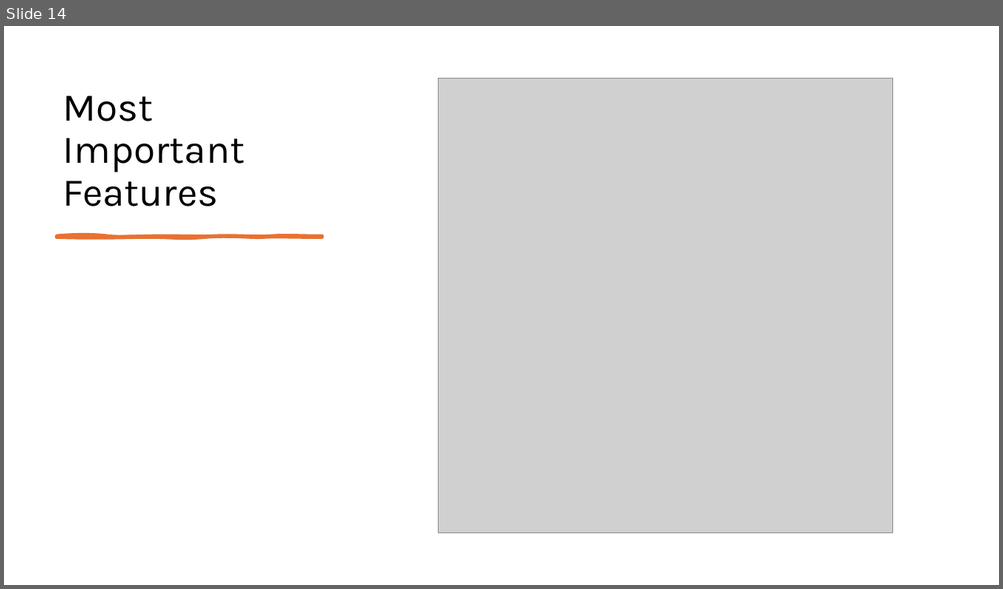
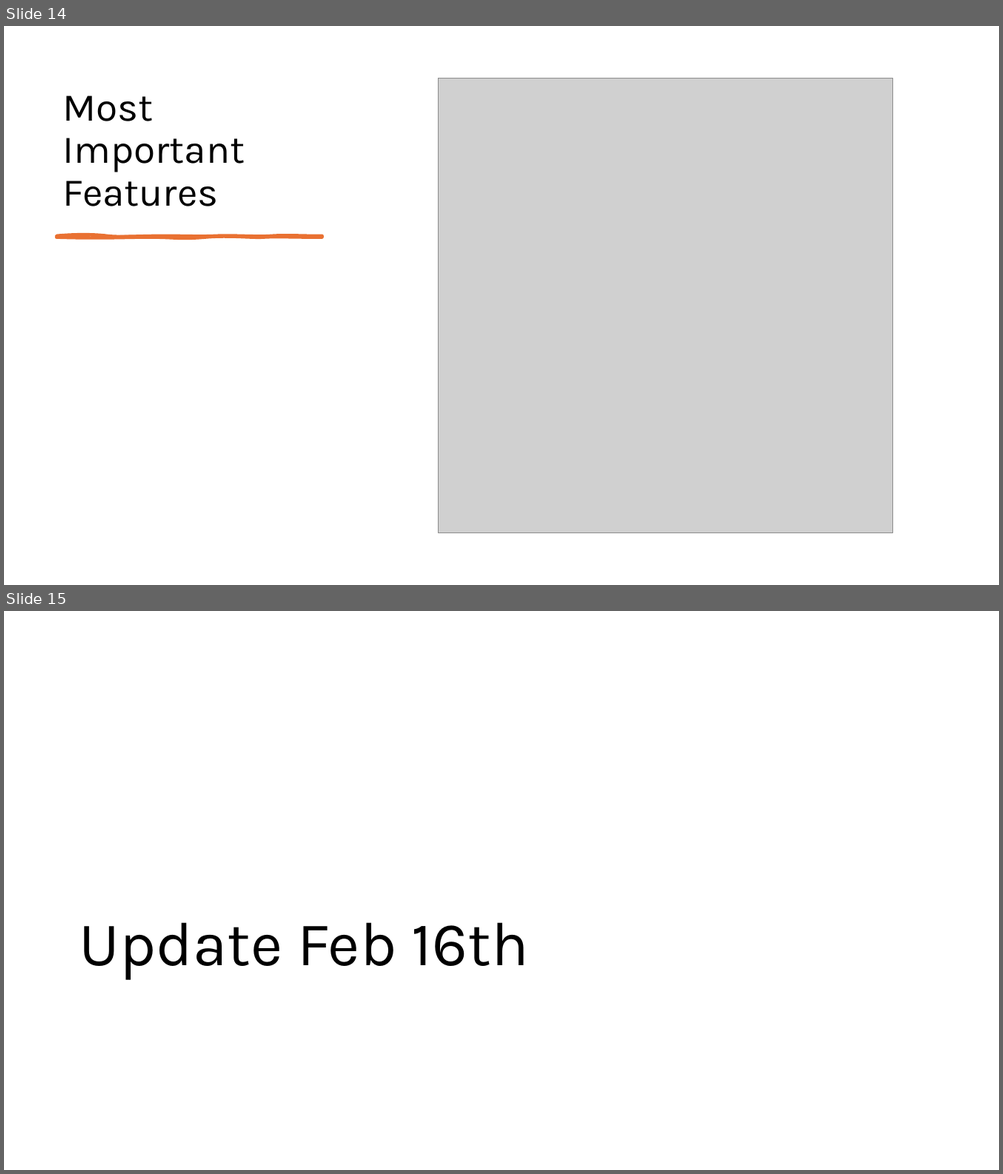
Before and after one commit to jroblar/ndc_evaluation, a slide deck: docs/new_model_updated.pptx. Shown one above the other, each under a label of ours: slide 14 before the commit, slides 14 and 15 after it. The pictures are 1003x589 and 1003x1174 pixels, drawn with LibreOffice and Linux fonts; fonts in the diff are those of the drawing; grey boxes stand for pictures. Boxes give left, top, right and bottom in pixels: in the first picture for what was removed or moved away, otherwise in the second. Text is boxed around its words. In the diff, an @@ line names an element or a change of style, - is before the commit and + after.

```diff
--- a/docs/new_model_updated.pptx
+++ b/docs/new_model_updated.pptx
@@ slide 15 added at [4,611,999,1170], background #FFFFFF @@
@@ title added at [79,923,529,980], 60 pt, text #000000 @@
+Update Feb 16th
```
Also in this commit, not shown: 1 slide changed, 22 other slides added, 1 other file.
